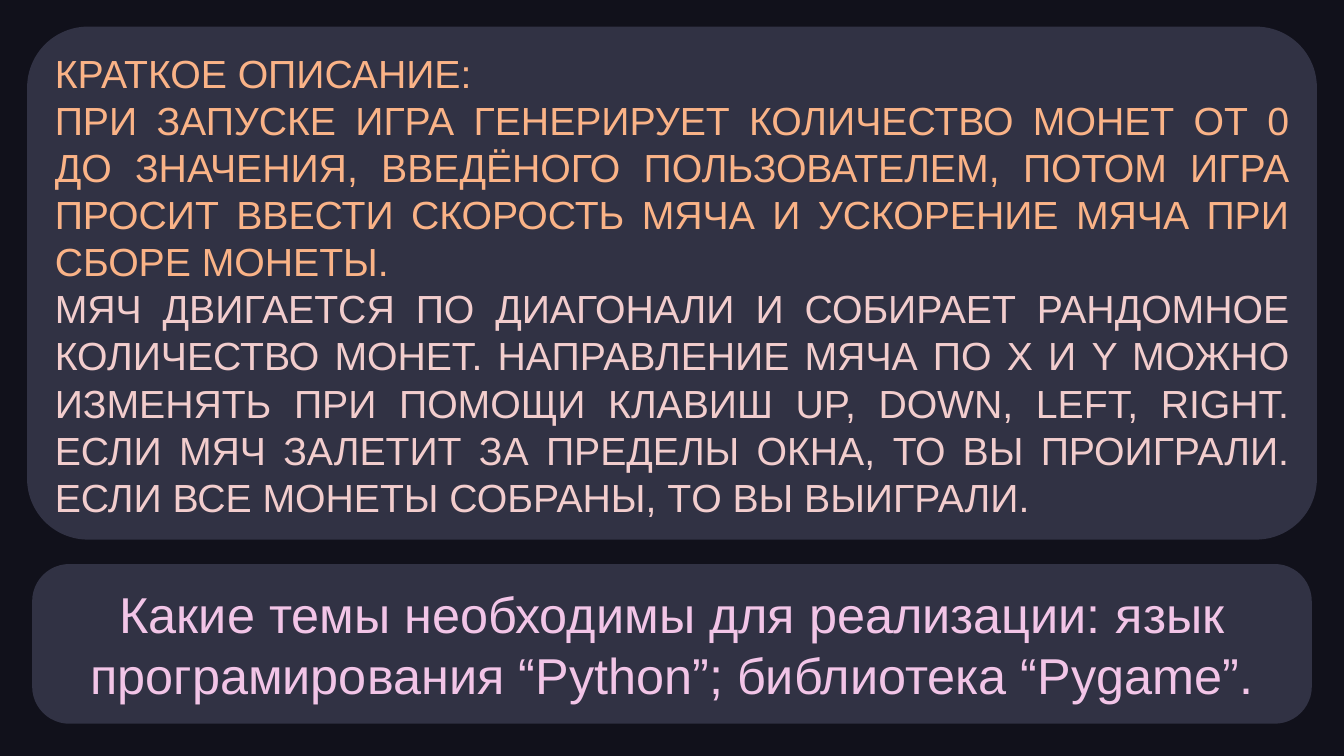
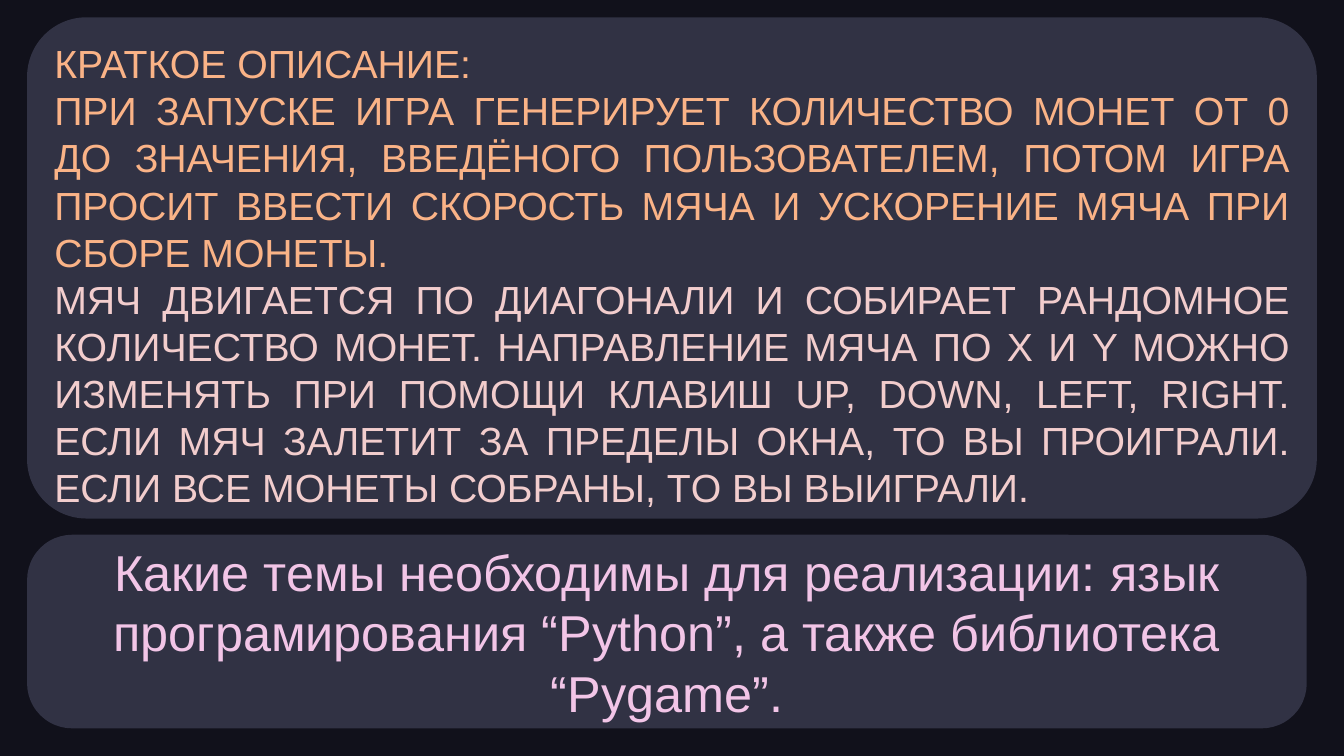
Before and after one commit to zkp3/B_and_CG, a slide deck: slide 2 of Preza.pptx. Drawn at 1344x756 pixels with LibreOffice and Linux fonts; fonts in the diff are those of the drawing. Boxes give left, top, right and bottom in pixels: in the first picture for what was removed or moved away, otherwise in the second. Text is boxed around its words. In the diff, an @@ line names an element or a change of style, - is before the commit and + after.

```diff
--- a/Preza.pptx
+++ b/Preza.pptx
@@ rounded rectangle "КРАТКОЕ ОПИСАНИЕ:": place and size @@
-rounded rectangle "КРАТКОЕ ОПИСАНИЕ:" at box(27, 26, 1318, 539)
+rounded rectangle "КРАТКОЕ ОПИСАНИЕ:" at box(27, 17, 1318, 518)
@@ rounded rectangle "Какие темы необходимы для реализации: ...": place and size @@
-rounded rectangle "Какие темы необходимы для реализации: ..." at box(32, 565, 1313, 724)
+rounded rectangle "Какие темы необходимы для реализации: ..." at box(27, 535, 1307, 729)
@@ text in rounded rectangle at box(113, 554, 1220, 722): text changed @@
-Какие темы необходимы для реализации: язык програмирования “Python”; библиотека “Pygame”.
+Какие темы необходимы для реализации: язык програмирования “Python”, а также библиотека “Pygame”.
```
Also in this commit, not shown: 1 other slide changed, 1 other file.
